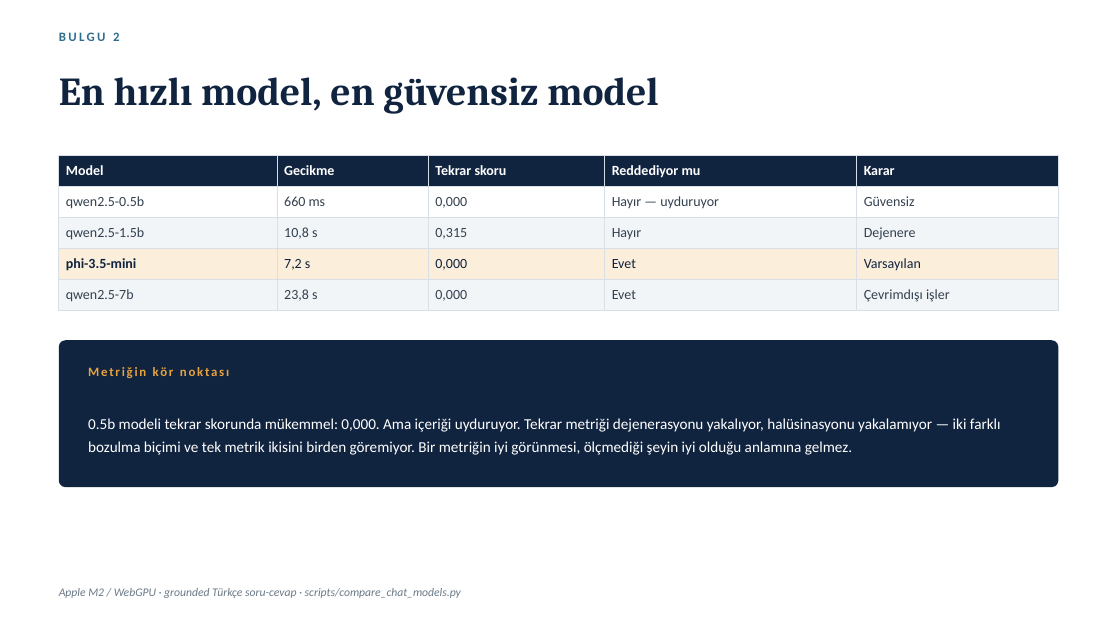
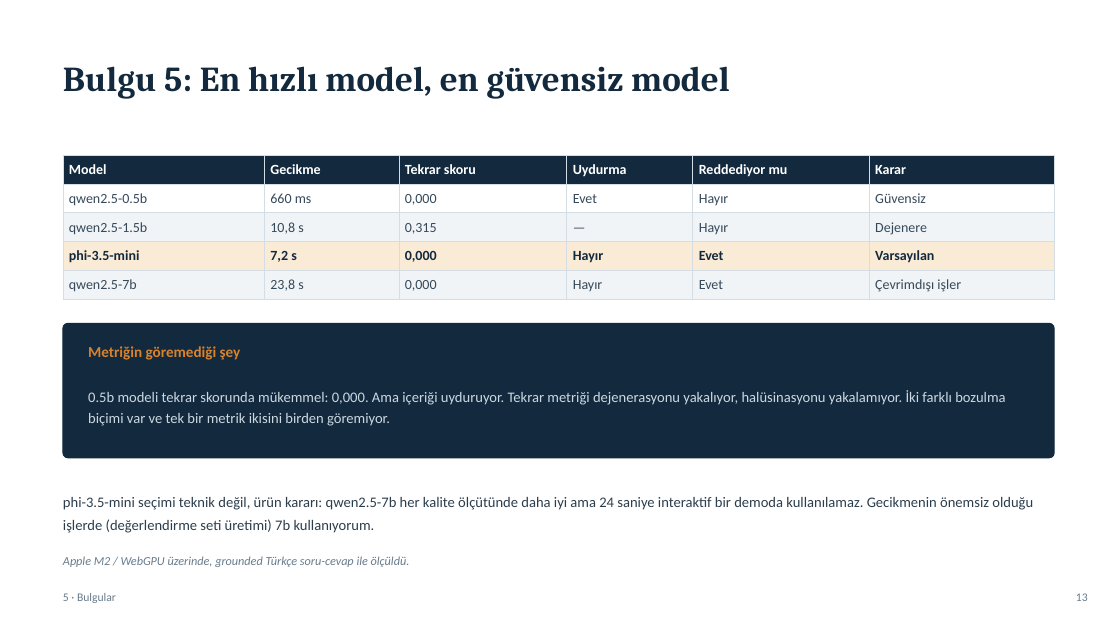
Before and after one commit to Furkanahii/foundry-rag-lab, a slide deck: slide 14 of Foundry-RAG-Lab-Sunum.pptx (slide 12 before the commit). Drawn at 1120x630 pixels with LibreOffice and Linux fonts; fonts in the diff are those of the drawing. Boxes give left, top, right and bottom in pixels: in the first picture for what was removed or moved away, otherwise in the second. Text is boxed around its words. In the diff, an @@ line names an element or a change of style, - is before the commit and + after.

```diff
--- a/Foundry-RAG-Lab-Sunum.pptx
+++ b/Foundry-RAG-Lab-Sunum.pptx
@@ text removed at bbox=[59, 32, 119, 41] @@
-BULGU 2
@@ text at bbox=[63, 66, 729, 99]: text changed; size 34 to 30 pt; text colour #10233F to #13293D @@
-En hızlı model, en güvensiz model
+Bulgu 5: En hızlı model, en güvensiz model
@@ table at bbox=[63, 155, 1054, 296] @@
-column 4: Reddediyor mu | Hayır — uyduruyor | Hayır | Evet | Evet
+column 4: Uydurma | Evet | — | Hayır | Hayır
+column 5: Reddediyor mu | Hayır | Hayır | Evet | Evet
@@ table: place and size @@
-table at bbox=[59, 155, 1059, 306]
+table at bbox=[63, 155, 1054, 296]
@@ rounded rectangle: place and size @@
-rounded rectangle at bbox=[59, 340, 1059, 487]
+rounded rectangle at bbox=[63, 323, 1054, 458]
@@ rounded rectangle at bbox=[63, 323, 1054, 458]: fill #10233F to #13293D; outline none to #13293D 1 pt; proportions changed @@
@@ text at bbox=[88, 346, 241, 360]: text changed; size 11 to 13 pt; text colour #E8A33D to #D9822B @@
-Metriğin kör noktası
+Metriğin göremediği şey
@@ text at bbox=[88, 390, 1005, 426]: text changed; size 13 to 12.5 pt; text colour #FFFFFF to #CBD8E2 @@
-0.5b modeli tekrar skorunda mükemmel: 0,000. Ama içeriği uyduruyor. Tekrar metriği dejenerasyonu yakalıyor, halüsinasyonu yakalamıyor — iki farklı bozulma biçimi ve tek metrik ikisini birden göremiyor. Bir metriğin iyi görünmesi, ölçmediği şeyin iyi olduğu anlamına gelmez.
+0.5b modeli tekrar skorunda mükemmel: 0,000. Ama içeriği uyduruyor. Tekrar metriği dejenerasyonu yakalıyor, halüsinasyonu yakalamıyor. İki farklı bozulma biçimi var ve tek bir metrik ikisini birden göremiyor.
@@ text added at bbox=[63, 497, 1033, 533], 12.5 pt, text #2C3E4D @@
+phi-3.5-mini seçimi teknik değil, ürün kararı: qwen2.5-7b her kalite ölçütünde daha iyi ama 24 saniye interaktif bir demoda kullanılamaz. Gecikmenin önemsiz olduğu işlerde (değerlendirme seti üretimi) 7b kullanıyorum.
@@ text at bbox=[63, 556, 410, 567]: text changed; size 10 to 10.5 pt; text colour #6B7A88 to #687C8C @@
-Apple M2 / WebGPU · grounded Türkçe soru-cevap · scripts/compare_chat_models.py
+Apple M2 / WebGPU üzerinde, grounded Türkçe soru-cevap ile ölçüldü.
@@ text added at bbox=[63, 593, 116, 603], 10 pt, text #687C8C @@
+5 · Bulgular
@@ text added at bbox=[1076, 593, 1088, 601], 10 pt, text #687C8C @@
+13
```
Also in this commit, not shown: 8 other slides changed, 11 slides added, 15 slides removed, 1 other file.
